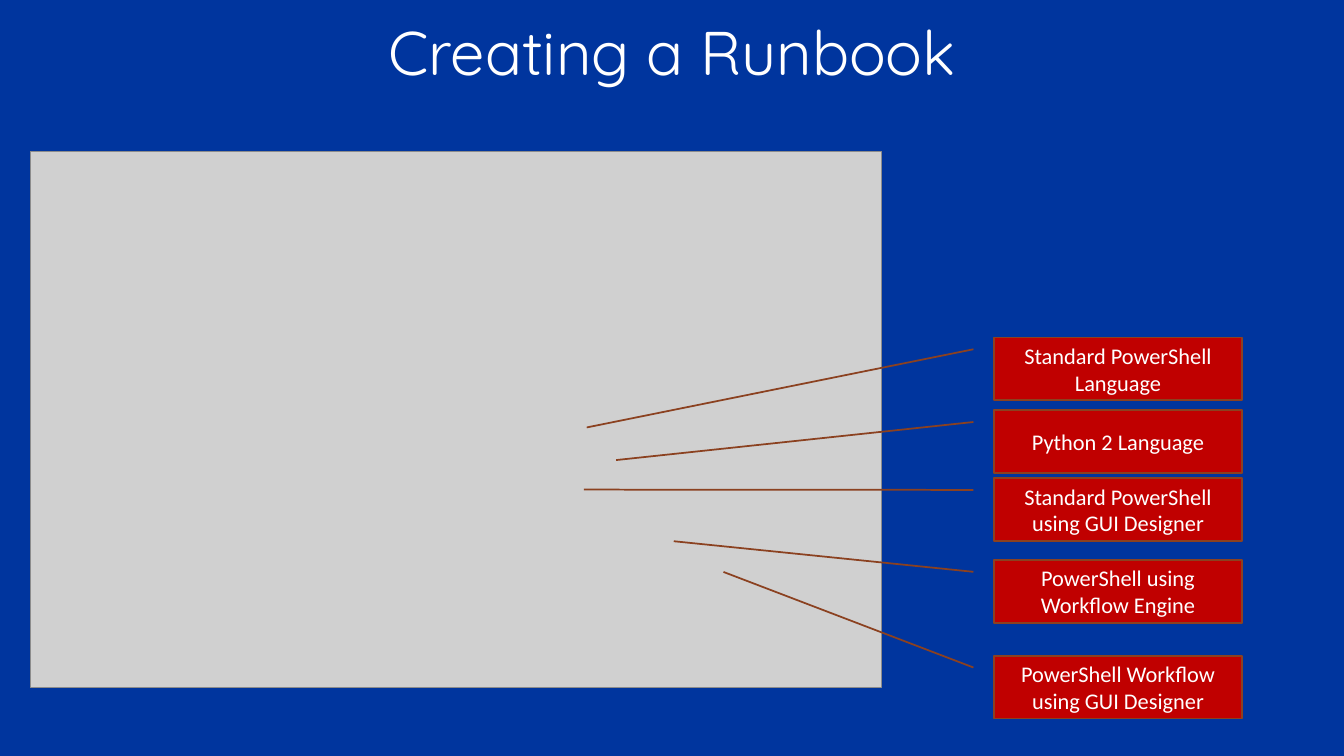
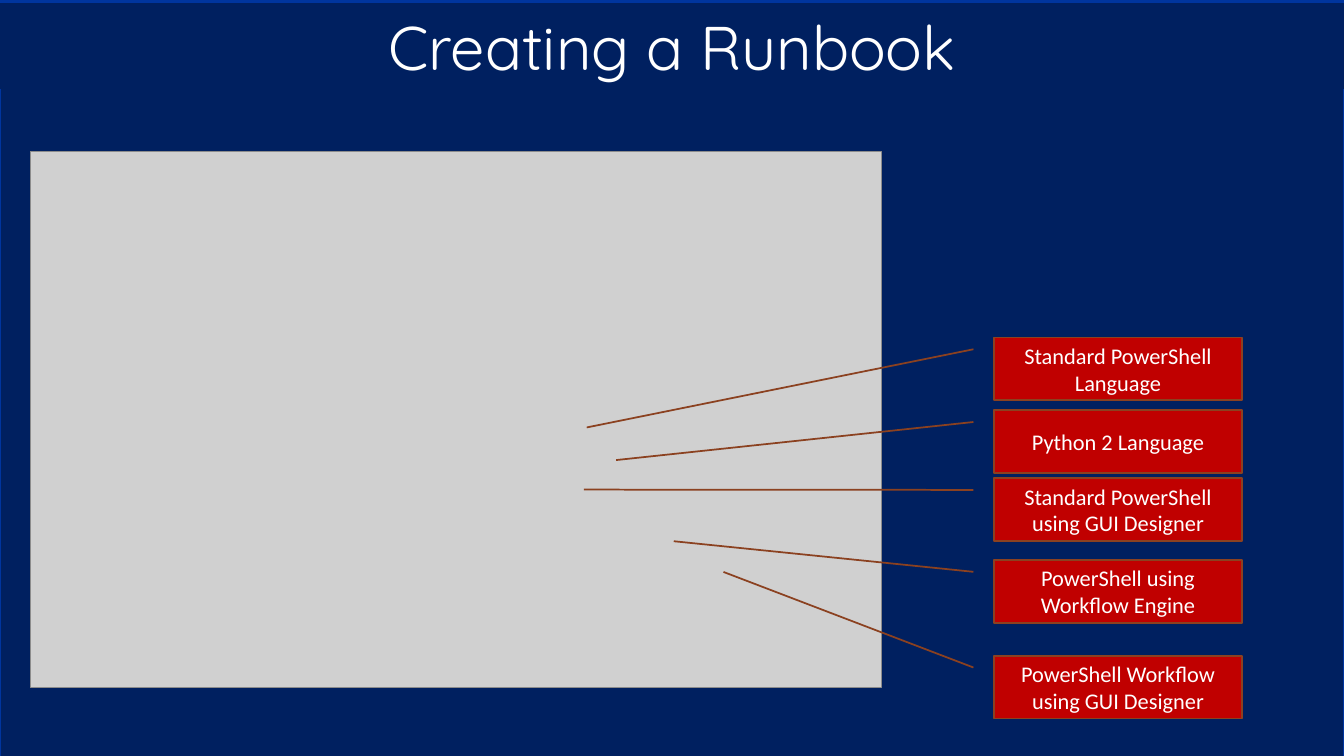
Before and after one commit to bcafferky/shared, a slide deck: slide 31 of FullAutomationWithPowerShell/PowerShellAzureFullAuto.pptx (slide 32 before the commit). Drawn at 1344x756 pixels with LibreOffice and Linux fonts; fonts in the diff are those of the drawing; grey boxes stand for pictures. Boxes give left, top, right and bottom in pixels: in the first picture for what was removed or moved away, otherwise in the second. Text is boxed around its words. In the diff, an @@ line names an element or a change of style, - is before the commit and + after.

```diff
--- a/FullAutomationWithPowerShell/PowerShellAzureFullAuto.pptx
+++ b/FullAutomationWithPowerShell/PowerShellAzureFullAuto.pptx
@@ rectangle "Creating a Runbook": place and size @@
-rectangle "Creating a Runbook" at [388, 29, 956, 88]
+rectangle "Creating a Runbook" at [0, 4, 1344, 89]
@@ rectangle "Creating a Runbook" at [0, 4, 1344, 89]: fill none to #002060; outline none to #002060 0.75 pt @@
@@ rectangle: place and size @@
-rectangle at [0, 94, 1344, 756]
+rectangle at [0, 89, 1344, 756]
@@ rectangle at [0, 89, 1344, 756]: fill #00359E to #002060 @@
```
Also in this commit, not shown: 40 other slides changed, 1 slide added, 2 slides removed, 36 other files.
